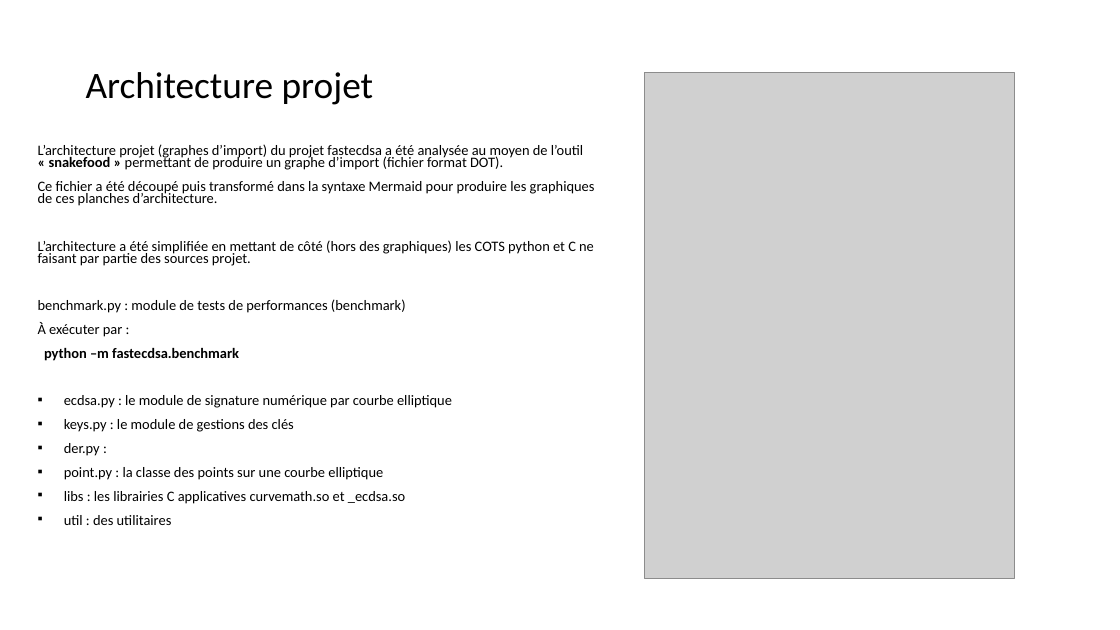
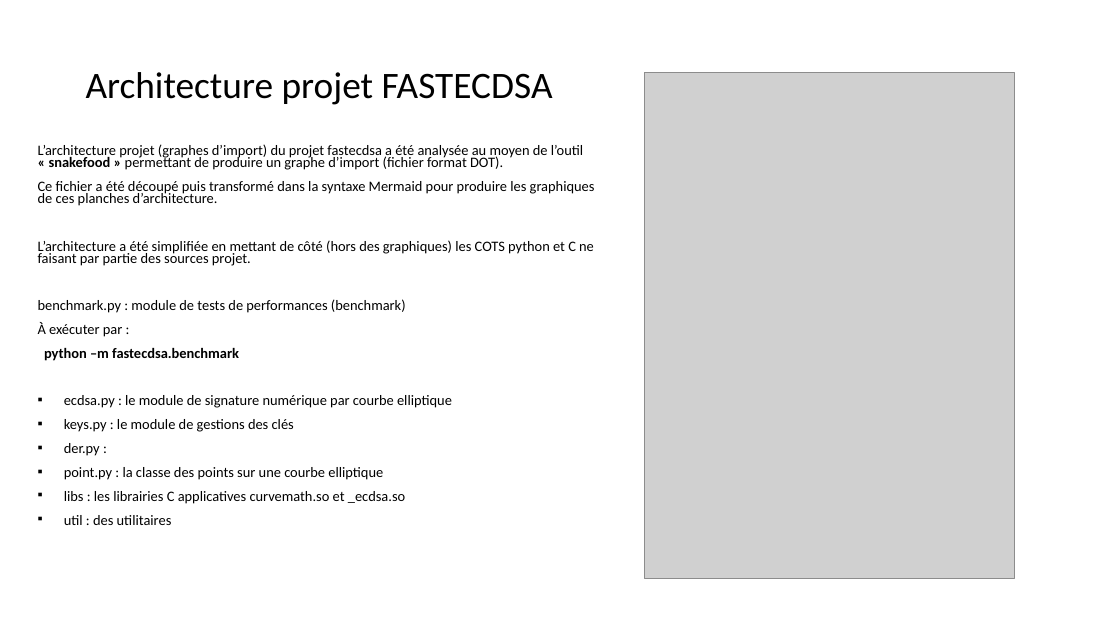
Before and after one commit to dominiquelaurain/fastecdsa, a slide deck: slide 47 of docs/Autoformation_Git.pptx (slide 42 before the commit). Drawn at 1120x630 pixels with LibreOffice and Linux fonts; fonts in the diff are those of the drawing; grey boxes stand for pictures. Boxes give left, top, right and bottom in pixels: in the first picture for what was removed or moved away, otherwise in the second. Text is boxed around its words. In the diff, an @@ line names an element or a change of style, - is before the commit and + after.

```diff
--- a/docs/Autoformation_Git.pptx
+++ b/docs/Autoformation_Git.pptx
@@ title at bbox=[86, 72, 553, 105]: text changed @@
-Architecture projet
+Architecture projet FASTECDSA
```
Also in this commit, not shown: 11 other slides changed, 13 slides added.
